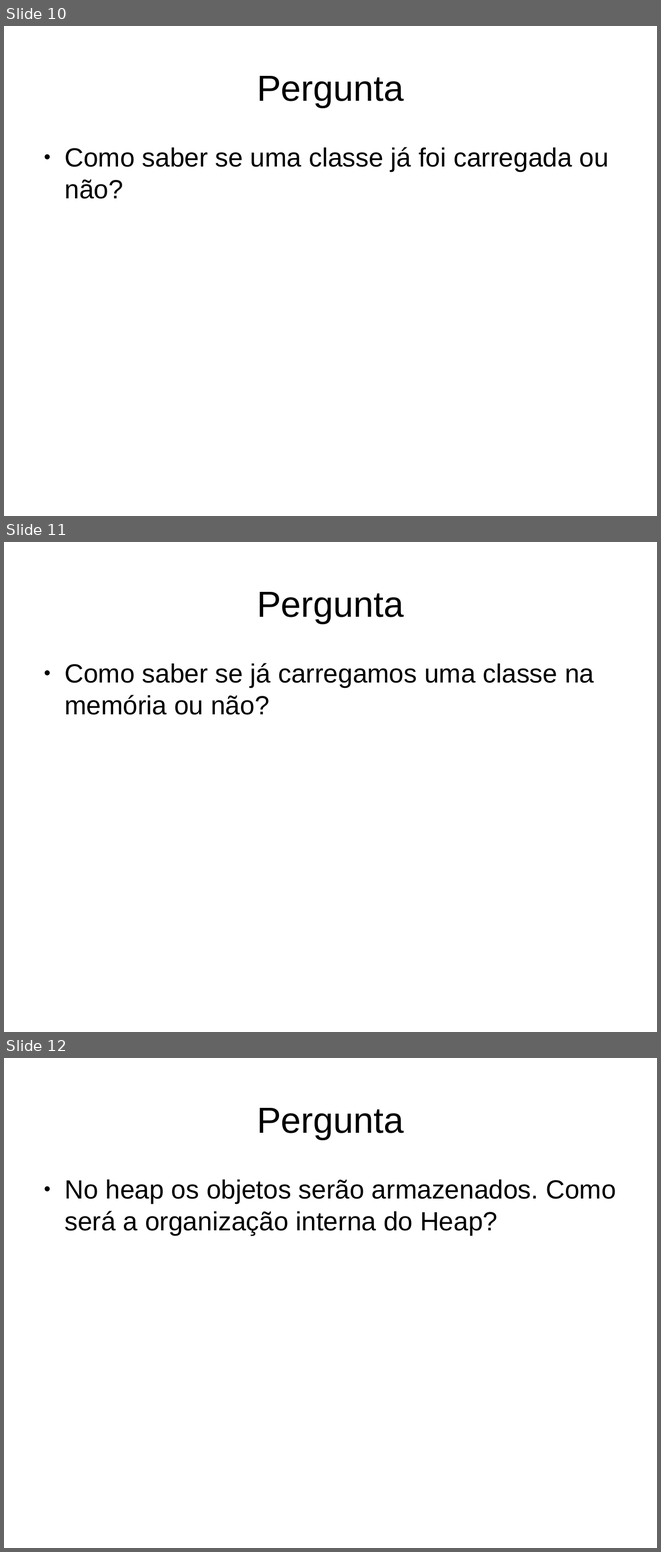
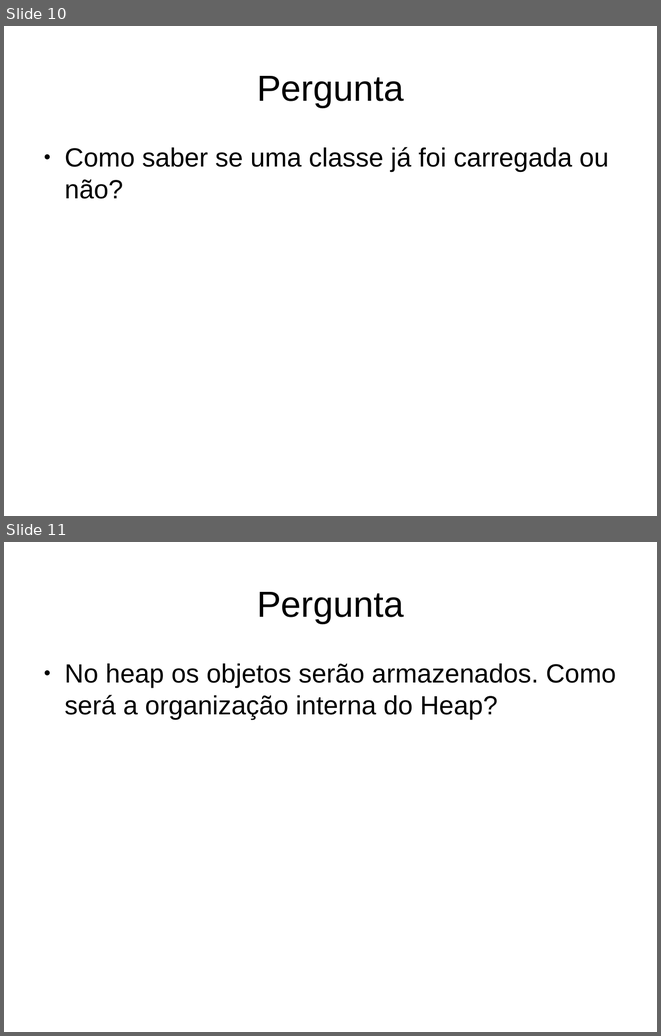
Before and after one commit to gabrielmm1234/jvm-sb, a slide deck: projetoLogico/apresentacao.odp. Shown one above the other, each under a label of ours: slides 10, 11 and 12 before the commit, slides 10 and 11 after it. The pictures are 661x1552 and 661x1036 pixels, drawn with LibreOffice and Linux fonts; fonts in the diff are those of the drawing. Boxes give left, top, right and bottom in pixels: in the first picture for what was removed or moved away, otherwise in the second. Text is boxed around its words. In the diff, an @@ line names an element or a change of style, - is before the commit and + after.

Commit message:
anexei ao fim da apresentacao as perguntas do ladeira

```diff
--- a/projetoLogico/apresentacao.odp
+++ b/projetoLogico/apresentacao.odp
@@ slide 11 removed at bbox=[4, 542, 657, 1032], background #FFFFFF @@
@@ title removed at bbox=[257, 592, 404, 623] @@
-Pergunta
@@ text removed at bbox=[64, 663, 594, 715] @@
-● Como saber se já carregamos uma classe na memória ou não?
@@ what was slide 12 is now slide 11 @@
```
Also in this commit, not shown: 2 slides added.
